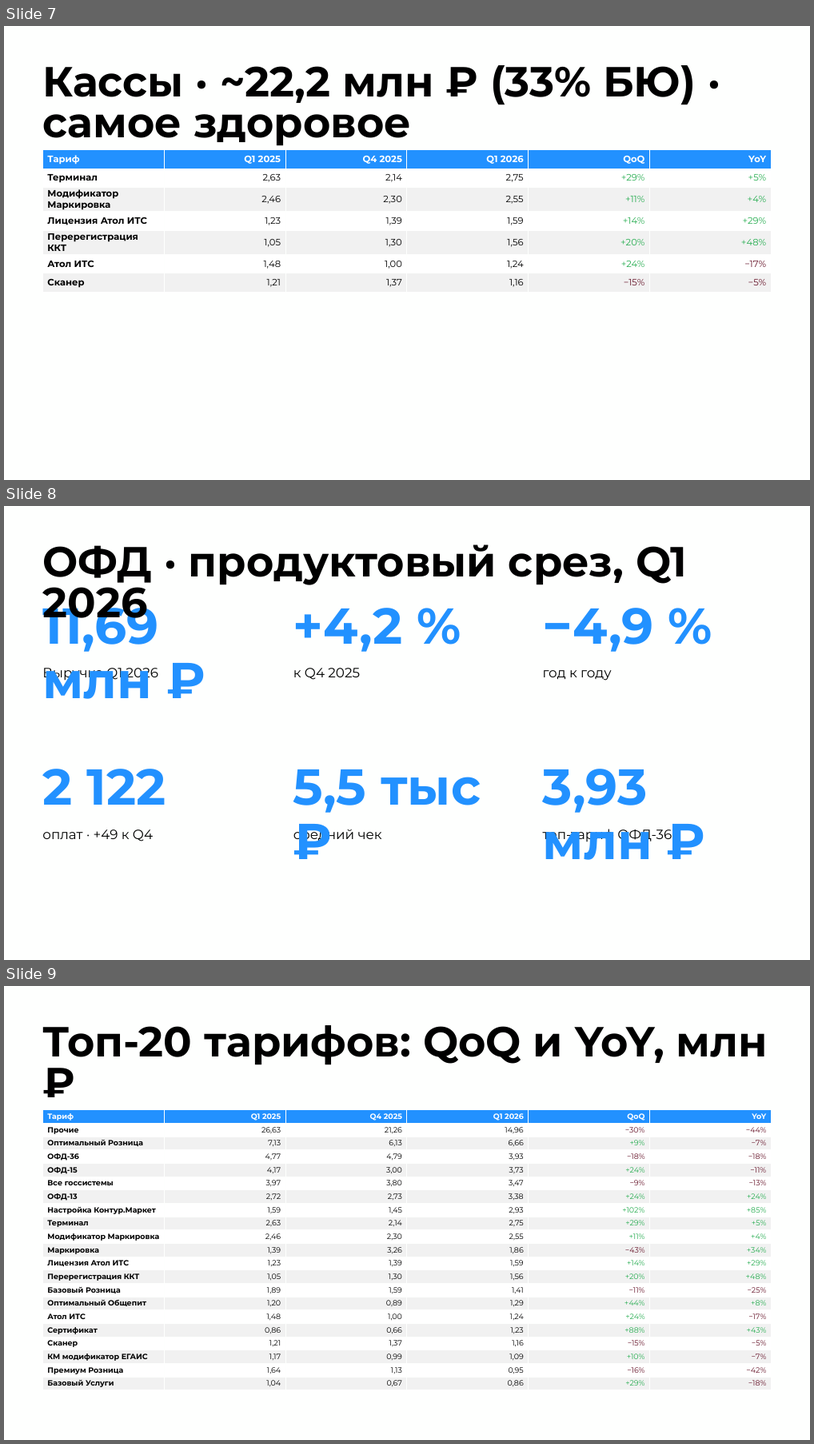
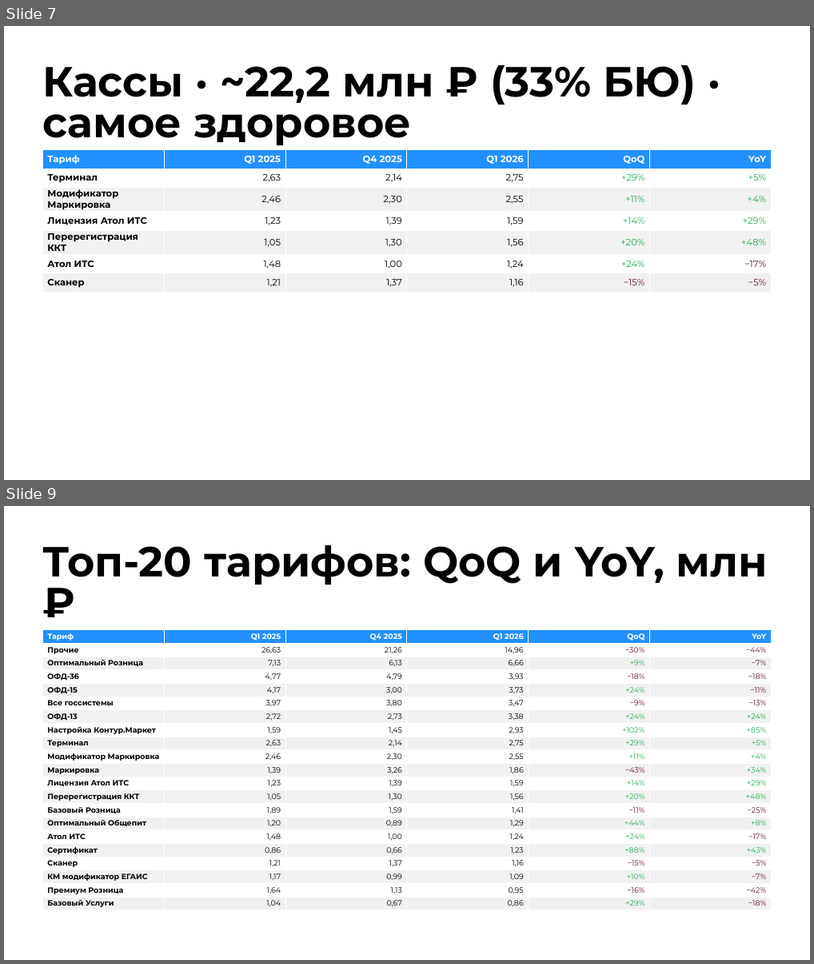
Before and after one commit to burbonivanovich-oss/google-presentation, a slide deck: Итоги Q1 2026 — Контур.pptx. Shown one above the other, each under a label of ours: slides 7, 8 and 9 before the commit, slides 7 and 9 after it; the slides between them are not shown. The pictures are 814x1444 and 814x964 pixels, drawn with LibreOffice and Linux fonts; fonts in the diff are those of the drawing. Boxes give left, top, right and bottom in pixels: in the first picture for what was removed or moved away, otherwise in the second. Text is boxed around its words. In the diff, an @@ line names an element or a change of style, - is before the commit and + after.

```diff
--- a/Итоги Q1 2026 — Контур.pptx
+++ b/Итоги Q1 2026 — Контур.pptx
@@ slide 8 removed at box(4, 506, 810, 960), background #FEFFFE @@
@@ title removed at box(43, 544, 687, 627) @@
-ОФД · продуктовый срез, Q1 2026
@@ text removed at box(42, 595, 158, 699) @@
-11,69 млн ₽
@@ text removed at box(294, 608, 403, 652) @@
-+4,2 %
@@ text removed at box(543, 608, 654, 652) @@
-−4,9 %
@@ text removed at box(42, 664, 158, 681) @@
-Выручка Q1 2026
@@ text removed at box(294, 668, 360, 680) @@
-к Q4 2025
@@ text removed at box(543, 670, 611, 680) @@
-год к году
@@ text removed at box(42, 768, 166, 804) @@
-2 122
@@ text removed at box(294, 769, 481, 812) @@
-5,5 тыс ₽
@@ text removed at box(543, 768, 653, 860) @@
-3,93 млн ₽
@@ text removed at box(42, 829, 153, 841) @@
-оплат · +49 к Q4
@@ text removed at box(294, 826, 382, 843) @@
-средний чек
@@ text removed at box(543, 828, 672, 843) @@
-топ-тариф ОФД-36
```
Also in this commit, not shown: 3 slides changed, 1 slide added, 1 other slide removed, 1 other file.
